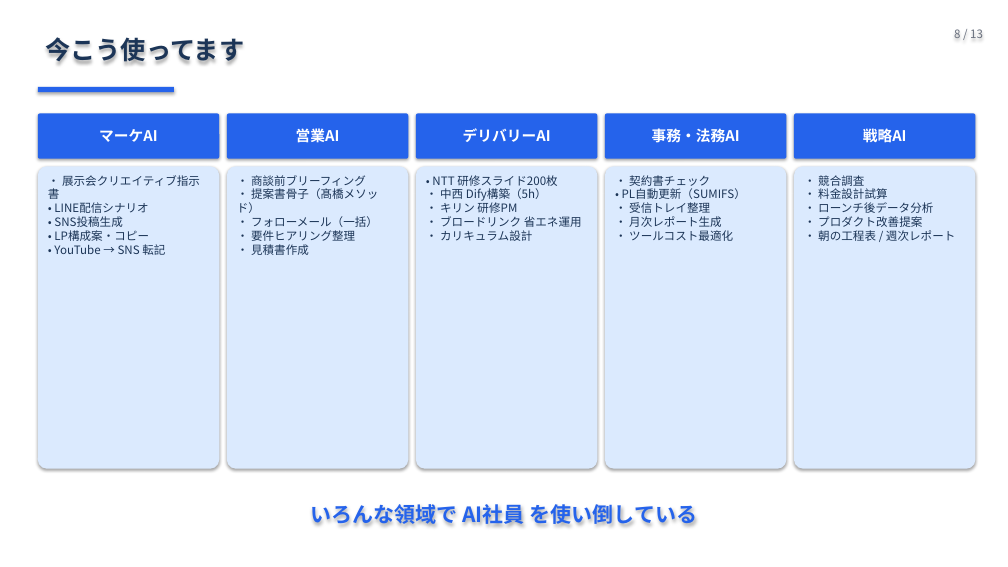
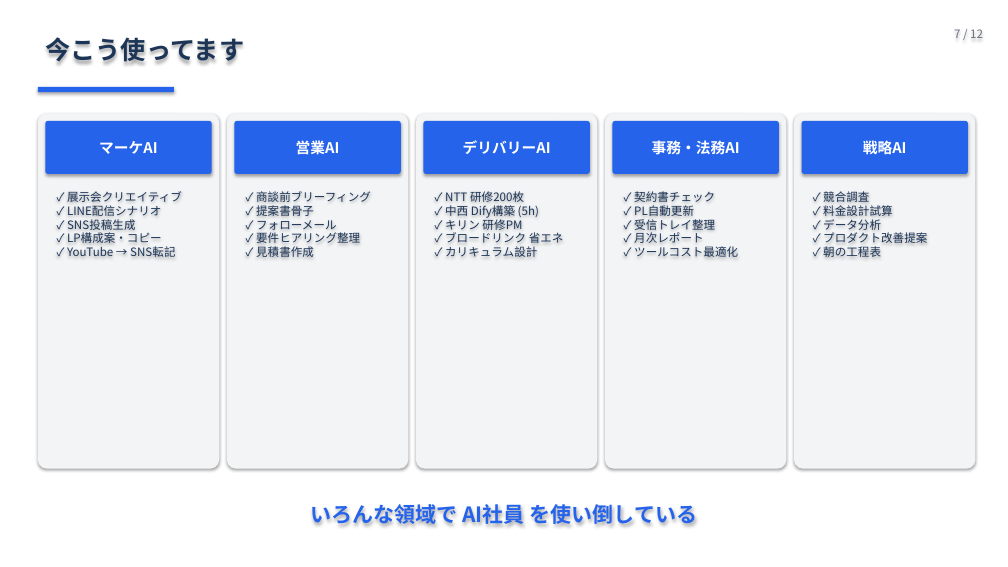
Before and after one commit to Ryunosuke-Okawa/Ryunosuke-n1, a slide deck: slide 7 of strategy/AI社員5人_発表_20260426.pptx (slide 8 before the commit). Drawn at 1008x567 pixels with LibreOffice and Linux fonts; fonts in the diff are those of the drawing. Boxes give left, top, right and bottom in pixels: in the first picture for what was removed or moved away, otherwise in the second. Text is boxed around its words. In the diff, an @@ line names an element or a change of style, - is before the commit and + after.

```diff
--- a/strategy/AI社員5人_発表_20260426.pptx
+++ b/strategy/AI社員5人_発表_20260426.pptx
@@ text at <box>954,29,983,38</box>: text changed @@
-8 / 13
+7 / 12
@@ rounded rectangle added at <box>38,113,219,469</box>, fill #F3F4F6 @@
@@ rounded rectangle added at <box>227,113,408,469</box>, fill #F3F4F6 @@
@@ rounded rectangle added at <box>416,113,597,469</box>, fill #F3F4F6 @@
@@ rounded rectangle added at <box>605,113,786,469</box>, fill #F3F4F6 @@
@@ rounded rectangle added at <box>794,113,975,469</box>, fill #F3F4F6 @@
@@ rounded rectangle "マーケAI": place and size @@
-rounded rectangle "マーケAI" at <box>38,113,219,159</box>
+rounded rectangle "マーケAI" at <box>45,121,212,174</box>
@@ rounded rectangle "営業AI": place and size @@
-rounded rectangle "営業AI" at <box>227,113,408,159</box>
+rounded rectangle "営業AI" at <box>234,121,401,174</box>
@@ rounded rectangle "デリバリーAI": place and size @@
-rounded rectangle "デリバリーAI" at <box>416,113,597,159</box>
+rounded rectangle "デリバリーAI" at <box>423,121,590,174</box>
@@ rounded rectangle "事務・法務AI": place and size @@
-rounded rectangle "事務・法務AI" at <box>605,113,786,159</box>
+rounded rectangle "事務・法務AI" at <box>613,121,779,174</box>
@@ rounded rectangle "戦略AI": place and size @@
-rounded rectangle "戦略AI" at <box>794,113,975,159</box>
+rounded rectangle "戦略AI" at <box>802,121,968,174</box>
@@ fill #DBEAFE to none; shadow off in 5 elements at <box>634,191,738,257</box>, <box>445,191,564,257</box>, <box>256,191,371,257</box>, <box>823,191,927,257</box>, <box>67,191,182,257</box> @@
@@ text "✓ 展示会クリエイティブ": place and size @@
-text "✓ 展示会クリエイティブ" at <box>38,166,219,469</box>
+text "✓ 展示会クリエイティブ" at <box>67,191,182,257</box>
@@ text at <box>67,191,182,257</box>: text changed @@
-• 展示会クリエイティブ指示書
-• LINE配信シナリオ
-• SNS投稿生成
-• LP構成案・コピー
-• YouTube → SNS 転記
+✓ 展示会クリエイティブ
+✓ LINE配信シナリオ
+✓ SNS投稿生成
+✓ LP構成案・コピー
+✓ YouTube → SNS転記
@@ text "✓ 商談前ブリーフィング": place and size @@
-text "✓ 商談前ブリーフィング" at <box>227,166,408,469</box>
+text "✓ 商談前ブリーフィング" at <box>256,191,371,257</box>
@@ text at <box>256,191,371,257</box>: text changed @@
-• 商談前ブリーフィング
-• 提案書骨子（髙橋メソッド）
-• フォローメール（一括）
-• 要件ヒアリング整理
-• 見積書作成
+✓ 商談前ブリーフィング
+✓ 提案書骨子
+✓ フォローメール
+✓ 要件ヒアリング整理
+✓ 見積書作成
@@ text "✓ NTT 研修200枚": place and size @@
-text "✓ NTT 研修200枚" at <box>416,166,597,469</box>
+text "✓ NTT 研修200枚" at <box>445,191,564,257</box>
@@ text at <box>445,191,564,257</box>: text changed @@
-• NTT 研修スライド200枚
-• 中西 Dify構築（5h）
-• キリン 研修PM
-• ブロードリンク 省エネ運用
-• カリキュラム設計
+✓ NTT 研修200枚
+✓ 中西 Dify構築 (5h)
+✓ キリン 研修PM
+✓ ブロードリンク 省エネ
+✓ カリキュラム設計
@@ text "✓ 契約書チェック": place and size @@
-text "✓ 契約書チェック" at <box>605,166,786,469</box>
+text "✓ 契約書チェック" at <box>634,191,738,257</box>
@@ text at <box>634,191,738,257</box>: text changed @@
-• 契約書チェック
-• PL自動更新（SUMIFS）
-• 受信トレイ整理
-• 月次レポート生成
-• ツールコスト最適化
+✓ 契約書チェック
+✓ PL自動更新
+✓ 受信トレイ整理
+✓ 月次レポート
+✓ ツールコスト最適化
@@ text "✓ 競合調査": place and size @@
-text "✓ 競合調査" at <box>794,166,975,469</box>
+text "✓ 競合調査" at <box>823,191,927,257</box>
@@ text at <box>823,191,927,257</box>: text changed @@
-• 競合調査
-• 料金設計試算
-• ローンチ後データ分析
-• プロダクト改善提案
-• 朝の工程表 / 週次レポート
+✓ 競合調査
+✓ 料金設計試算
+✓ データ分析
+✓ プロダクト改善提案
+✓ 朝の工程表
```
Also in this commit, not shown: 10 other slides changed, 1 slide removed, 2 other files.
